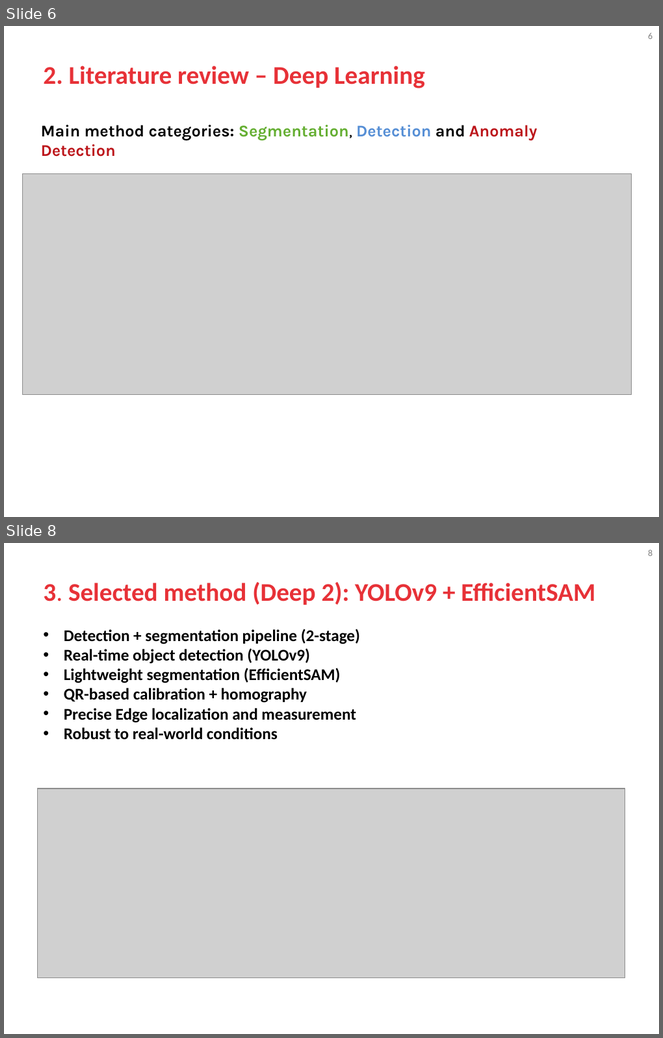
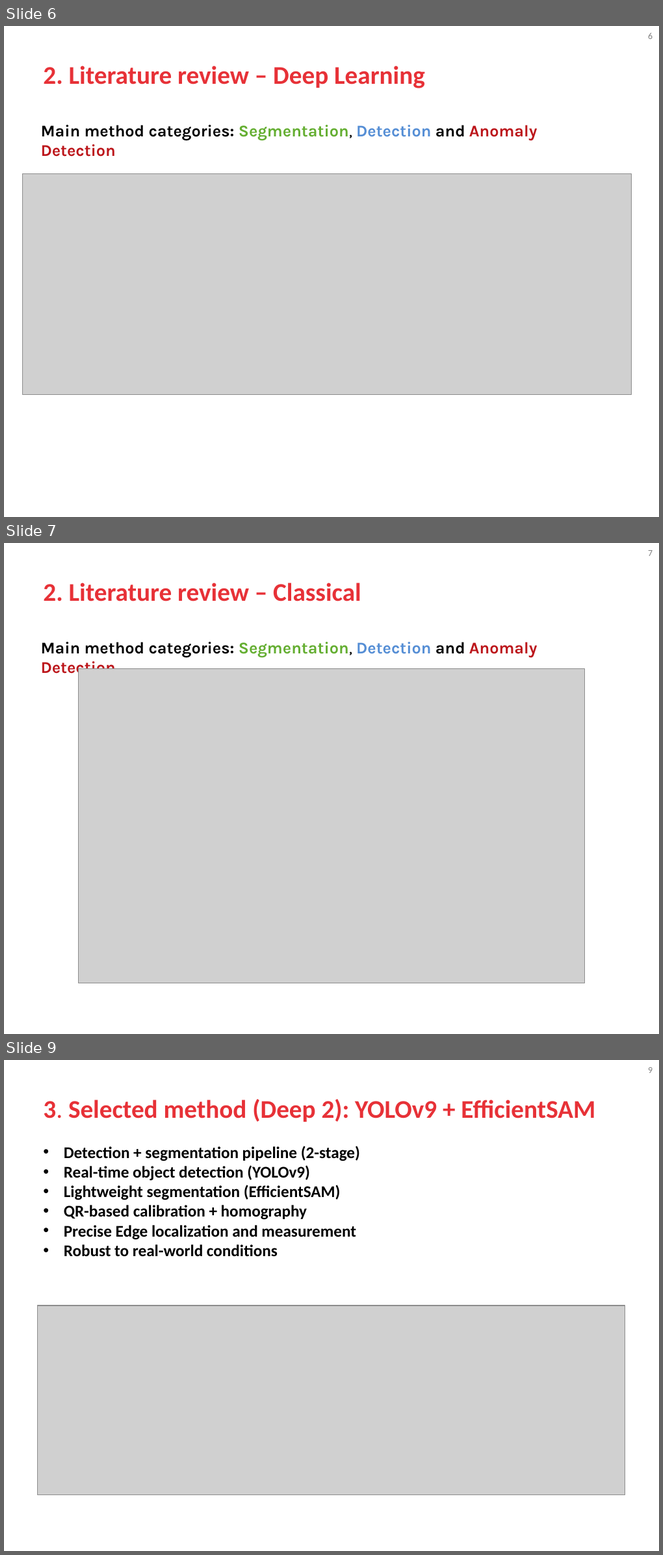
Before and after one commit to blooraayy/VA_RetoMichelin, a slide deck: docs/GIDIA_VA_Course_Project_Presentations.pptx. Shown one above the other, each under a label of ours: slides 6 and 8 before the commit, slides 6, 7 and 9 after it; the slides between them are not shown. The pictures are 663x1038 and 663x1555 pixels, drawn with LibreOffice and Linux fonts; fonts in the diff are those of the drawing; grey boxes stand for pictures; background and template pictures are left out. Boxes give left, top, right and bottom in pixels: in the first picture for what was removed or moved away, otherwise in the second. Text is boxed around its words. In the diff, an @@ line names an element or a change of style, - is before the commit and + after.

Commit message:
slides classical miguel

```diff
--- a/docs/GIDIA_VA_Course_Project_Presentations.pptx
+++ b/docs/GIDIA_VA_Course_Project_Presentations.pptx
@@ slide 7 added at (4,543,659,1034), background #FFFFFF; not listed: 1 template element that a slide beside it also shows @@
@@ title added at (43,583,362,601), 28 pt, text #E73137, bold @@
+2. Literature review – Classical
@@ text added at (41,642,538,678), 18 pt, text #000000, bold @@
+Main method categories: Segmentation, Detection and Anomaly Detection
@@ picture added at (79,669,584,983) @@
@@ what was slide 8 is now slide 9 @@
@@ page number at (648,1067,653,1073): text changed @@
-8
+9
```
Also in this commit, not shown: 1 slide changed.
